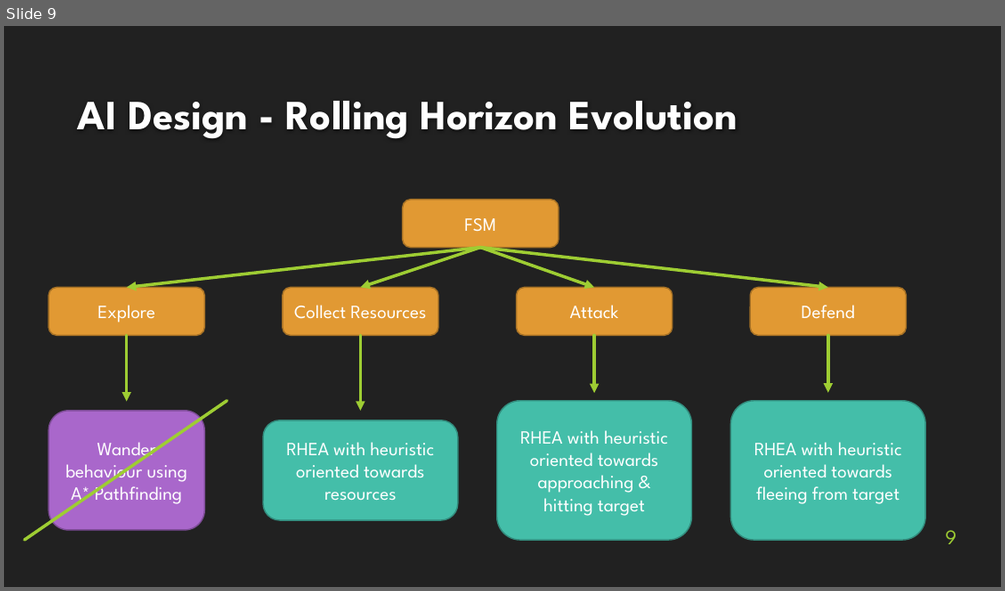
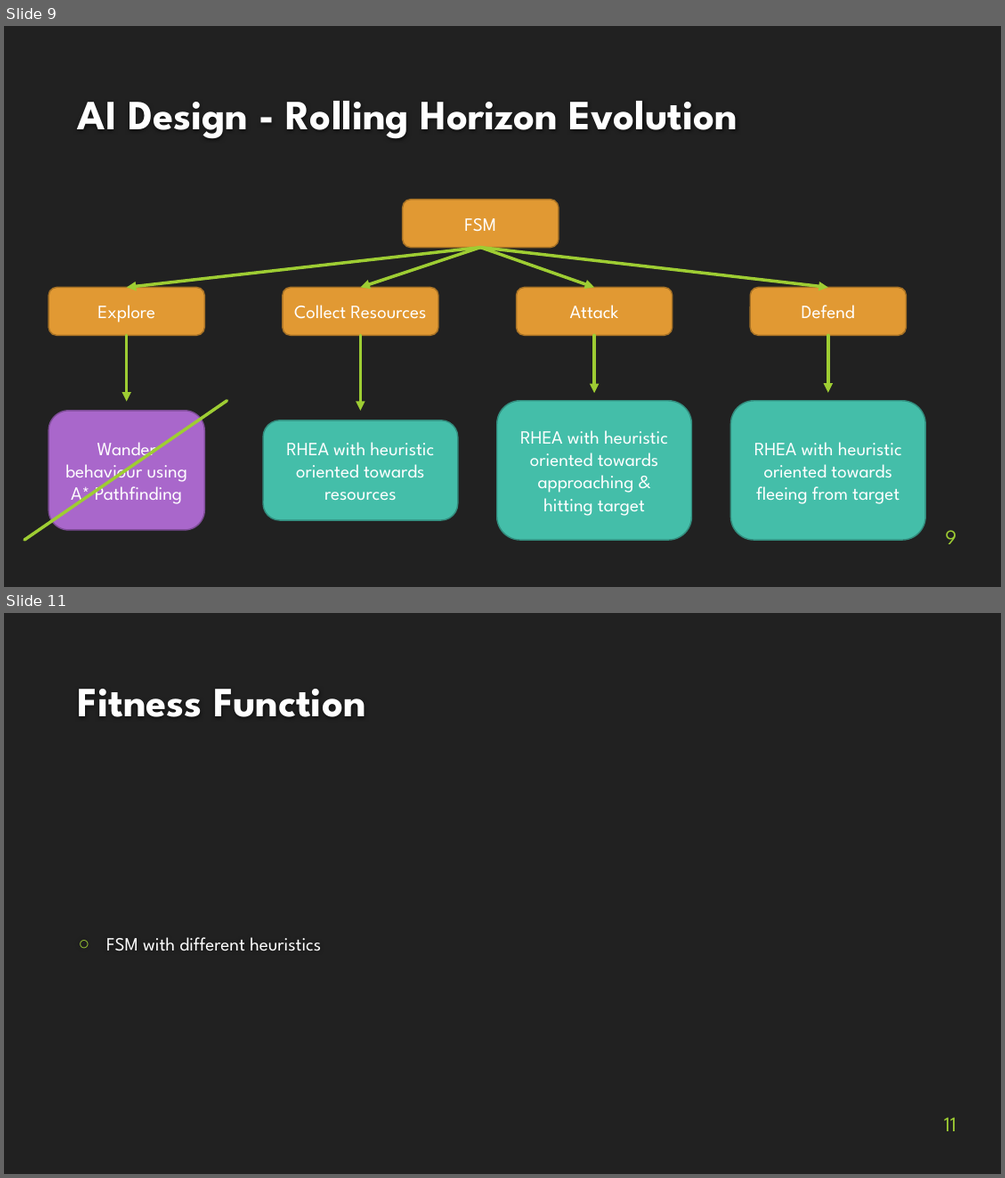
Before and after one commit to rdgain/Hunger-Games-VGDL, a slide deck: docs/final presentation.pptx. Shown one above the other, each under a label of ours: slide 9 before the commit, slides 9 and 11 after it; the slides between them are not shown. The pictures are 1005x591 and 1005x1178 pixels, drawn with LibreOffice and Linux fonts; fonts in the diff are those of the drawing; background and template pictures are left out. Boxes give left, top, right and bottom in pixels: in the first picture for what was removed or moved away, otherwise in the second. Text is boxed around its words. In the diff, an @@ line names an element or a change of style, - is before the commit and + after.

```diff
--- a/docs/final presentation.pptx
+++ b/docs/final presentation.pptx
@@ slide 11 added at <box>4,613,1001,1174</box>, background #212121 @@
@@ title added at <box>78,689,365,717</box>, 40 pt, text #FEFEFE, bold @@
+Fitness Function
@@ text added at <box>106,937,321,951</box>, 18 pt, text #FFFFFF @@
+○ FSM with different heuristics
@@ page number added at <box>944,1117,956,1131</box>, 20 pt, text #9ECD33 @@
+11
```
Also in this commit, not shown: 4 other slides added, 1 slide removed, 17 other files.
